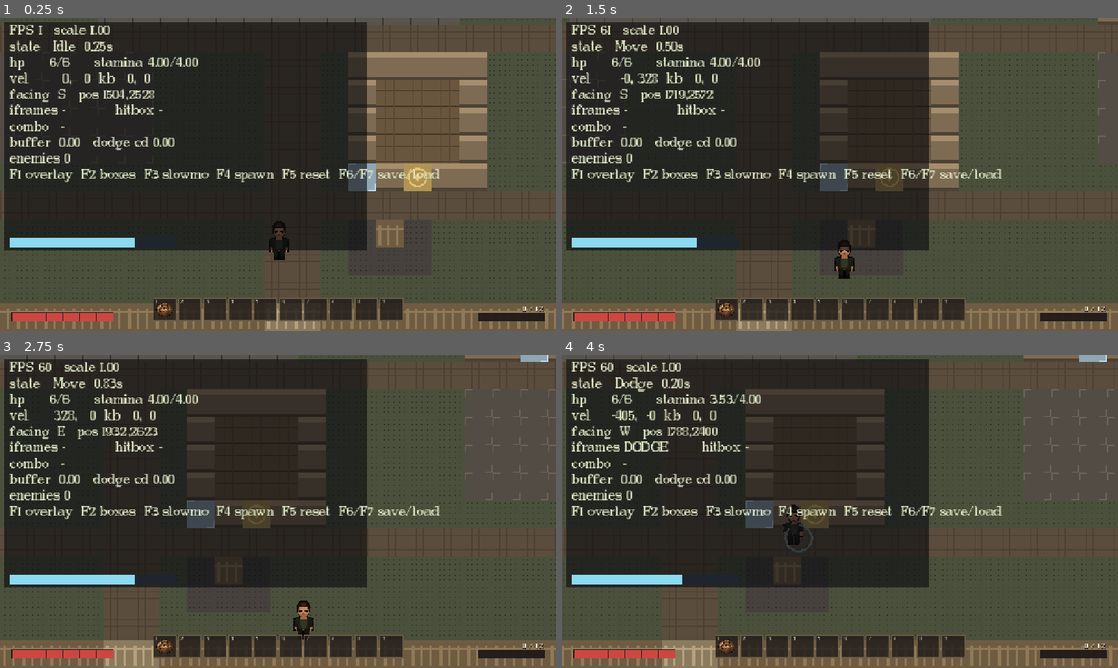
Above: before the commit, frames 1-4 (two rows, left to right).
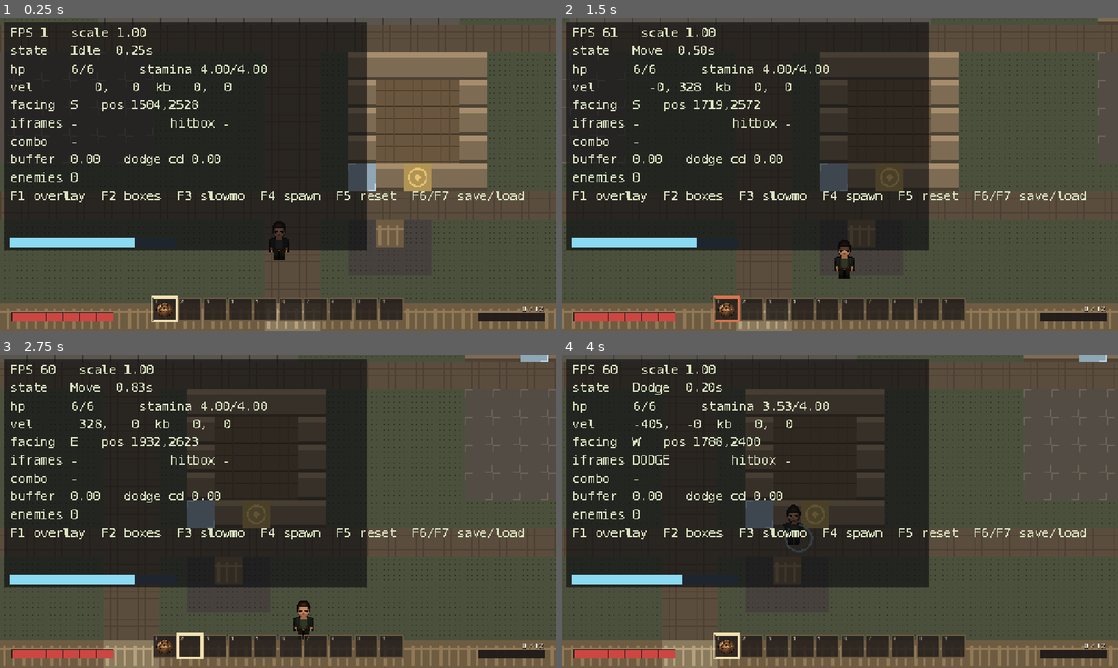
Above: after the commit, the same moments.

Repository: as8596/blightfall
Game: Godot game, scene res://levels/ambry/ambry_level.tscn
Two runs of this game, one before a commit and one after it. Both use one fixed random seed, a clock stepped at 60 frames per second and the inputs below.
Inputs (mouse positions are in pixels of both pictures, inside the frame that each line leads up to):
- Up to frame 1 (0.25 s): no input
- Up to frame 2 (1.5 s): tap Enter at 0.5 s; move the mouse to (962, 158) at 0.52 s; hold D (move_right) 0.53-1.28 s; tap Shift (dodge) at 0.6 s; click (962, 158) at 0.67 s; tap Space at 0.77 s; tap K (tool) at 0.8, 1.35 s; move the mouse to (728, 190) at 1.27 s; hold S (move_down) from 1.28 s (still down); click (728, 190) at 1.42 s
- Up to frame 3 (2.75 s): tap Space at 1.52 s; tap Mouse wheel down (hotbar_next, bound only after the commit) at 1.55 s; move the mouse to (333, 442) at 2.02 s; release S (move_down) at 2.03 s; hold D (move_right) from 2.03 s (still down); hold Mouse wheel down (hotbar_next, bound only after the commit) from 2.03 s (still down); click (333, 442) at 2.17 s; tap Mouse wheel up (hotbar_prev, bound only after the commit) at 2.3 s
- Up to frame 4 (4 s): move the mouse to (812, 574) at 2.77 s; release D (move_right) at 2.78 s; release Mouse wheel down (hotbar_next, bound only after the commit) at 2.78 s; hold W (move_up) 2.78-3.53 s; tap Mouse wheel up (hotbar_prev, bound only after the commit) at 2.85 s; click (812, 574) at 2.92 s; tap Space at 3.02, 3.77 s; tap Shift (dodge) at 3.05 s; move the mouse to (1006, 558) at 3.52 s; hold A (move_left) from 3.53 s (still down); hold J (attack) from 3.53 s (still down); click (1006, 558) at 3.67 s; tap K (tool) at 3.8 s

The runs differ from the first frame. In frame 1, 5.4% of the frame differs, in the area x 1-95%, y 2-98%; in frame 2, 5.5%; in frame 3, 5.6%; in frame 4, 5.8%.

Commit message:
A selectable hotbar, health numbers on hover, monospace debug text
Numbers 1-9/0 and the mouse wheel **select**; `tool` (K) uses what is selected.
That finally gives the tool verb its meaning — GDD §5 calls it
"context-dependent" and the hotbar is the context — and it keeps skimming free:
running the wheel across the bar must never eat anything on the way past. There
is a test for exactly that.

Selection wraps rather than clamping, because a wheel has no ends and stopping
dead at slot 10 reads as a fault. The selected slot is drawn with an outer ring
as well as a colour, so it survives a screenshot with no colour in it.

Wheel input is read in `_unhandled_input`, not polled: a wheel presses and
releases inside one frame, so `is_action_just_pressed` in `_process` drops
flicks. Steps accumulate and are read-and-cleared, so two flicks in a frame move
two slots.

Health shows `4 / 6` on hover, and only on hover — a number sitting on the bar
permanently is a number the eye stops at every time it glances down, which is
the opposite of what a bar is for. Hover-tests against the rect the bar actually
drew rather than a second copy of the maths, and polls the pointer because the
HUD canvas ignores mouse input by design.

Debug overlay goes back to a system monospace font (Consolas / DejaVu Sans Mono
/ Menlo). It was inheriting the project's new UI font, which is a display face;
a debug readout wants columns that line up.

172 smoke checks.

Co-Authored-By: Claude Opus 5 <noreply@anthropic.com>
Claude-Session: https://claude.ai/code/session_01WGRNsky2EarY8ooktQdibJ

Diff:
--- a/actors/components/input_component.gd
+++ b/actors/components/input_component.gd
@@ -32,6 +32,11 @@
 ## eating is not a combat verb, and a queued meal that fires half a second after
 ## the danger has passed is a meal thrown away.
 var _hotbar_pressed: int = -1
+
+## Accumulated wheel steps since the last read. A mouse wheel presses and
+## releases within one frame, so `is_action_just_pressed` in `_process` drops
+## flicks; this is filled from `_unhandled_input` instead.
+var _hotbar_scroll: int = 0
 
 
 func _process(delta: float) -> void:
@@ -108,6 +113,24 @@
 	return true
 
 
+func _unhandled_input(event: InputEvent) -> void:
+	if not enabled:
+		return
+	if event.is_action_pressed(&"hotbar_next"):
+		_hotbar_scroll += 1
+	elif event.is_action_pressed(&"hotbar_prev"):
+		_hotbar_scroll -= 1
+
+
+## Wheel steps since the last call, and clears them. Unlike the buffered verbs
+## this is read-and-consume, because two flicks in one frame should move two
+## slots rather than one.
+func take_hotbar_scroll() -> int:
+	var steps := _hotbar_scroll
+	_hotbar_scroll = 0
+	return steps if enabled else 0
+
+
 ## The hotbar slot pressed this frame, or -1. Reading it does not clear it; it
 ## is rebuilt every frame from the raw input.
 func hotbar_pressed() -> int:
--- a/actors/components/items_component.gd
+++ b/actors/components/items_component.gd
@@ -17,6 +17,8 @@
 signal used(item: ItemData, slot: int)
 ## Nothing there, or nothing it could do. The HUD flashes the slot.
 signal refused(slot: int)
+## Which slot the tool verb will act on.
+signal selection_changed(slot: int)
 
 ## Ten, bound to 1-9 and 0. The row the hand finds without looking is five;
 ## the row the player is willing to scan is ten.
@@ -29,6 +31,10 @@
 ## count, and every read site wants one or the other.
 var items: Array[ItemData] = []
 var counts: Array[int] = []
+
+## The slot the tool button uses. Selection is separate from use so the hotbar
+## can be skimmed with the wheel without eating anything on the way past.
+var selected: int = 0
 
 
 func _ready() -> void:
@@ -37,6 +43,29 @@
 	for item in starting_items:
 		if item != null:
 			add(item)
+
+
+## Point at `slot`, wrapping. Wrapping rather than clamping because the wheel
+## has no ends and stopping dead at slot 10 feels like a fault.
+func select(slot: int) -> void:
+	if items.is_empty():
+		return
+	var target: int = posmod(slot, items.size())
+	if target == selected:
+		return
+	selected = target
+	selection_changed.emit(selected)
+
+
+func cycle(steps: int) -> void:
+	if steps != 0:
+		select(selected + steps)
+
+
+## Use whatever is selected. This is what the tool verb does — GDD §5 calls it
+## "context-dependent", and the hotbar is the context.
+func use_selected(actor: Node) -> bool:
+	return use(selected, actor)
 
 
 func item_at(slot: int) -> ItemData:
--- a/actors/player/player.gd
+++ b/actors/player/player.gd
@@ -90,6 +90,8 @@
 		Events.player_items_changed.emit(items.items, items.counts))
 	items.refused.connect(func(slot: int) -> void:
 		Events.player_item_refused.emit(slot))
+	items.selection_changed.connect(func(slot: int) -> void:
+		Events.player_hotbar_selected.emit(slot))
 	hurtbox.hit_taken.connect(_on_hit_taken)
 
 	state_machine.start()
@@ -105,6 +107,7 @@
 	Events.player_stamina_changed.emit(stamina.current, stamina.max_stamina)
 	Events.player_inventory_changed.emit(inventory.total(), inventory.capacity)
 	Events.player_items_changed.emit(items.items, items.counts)
+	Events.player_hotbar_selected.emit(items.selected)
 
 
 func _process(delta: float) -> void:
@@ -140,10 +143,15 @@
 func _try_hotbar() -> void:
 	if not (state_machine.is_in(&"Idle") or state_machine.is_in(&"Move")):
 		return
+	# Numbers and the wheel *select*; the tool verb uses. Skimming the bar must
+	# never eat anything on the way past.
 	var slot := input.hotbar_pressed()
 	if slot >= 0:
+		items.select(slot)
+	items.cycle(input.take_hotbar_scroll())
+	if input.consume_tool():
 		@warning_ignore("return_value_discarded")
-		items.use(slot, self)
+		items.use_selected(self)
 
 
 ## Accelerate toward `desired` and move. Knockback rides on top rather than
--- a/autoloads/events.gd
+++ b/autoloads/events.gd
@@ -28,6 +28,9 @@
 ## The player's carried items changed — contents, counts, or which slot.
 signal player_items_changed(items: Array, counts: Array)
 
+## Which hotbar slot the tool verb will use.
+signal player_hotbar_selected(slot: int)
+
 ## A slot was pressed and nothing happened. The HUD flashes it.
 signal player_item_refused(slot: int)
 
--- a/project.godot
+++ b/project.godot
@@ -161,6 +161,17 @@
 ]
 }
 
+hotbar_prev={
+"deadzone": 0.2,
+"events": [Object(InputEventMouseButton,"resource_local_to_scene":false,"resource_name":"","device":-1,"window_id":0,"alt_pressed":false,"shift_pressed":false,"ctrl_pressed":false,"meta_pressed":false,"button_mask":0,"position":Vector2(0, 0),"global_position":Vector2(0, 0),"factor":1.0,"button_index":4,"canceled":false,"pressed":false,"double_click":false,"script":null)
+]
+}
+hotbar_next={
+"deadzone": 0.2,
+"events": [Object(InputEventMouseButton,"resource_local_to_scene":false,"resource_name":"","device":-1,"window_id":0,"alt_pressed":false,"shift_pressed":false,"ctrl_pressed":false,"meta_pressed":false,"button_mask":0,"position":Vector2(0, 0),"global_position":Vector2(0, 0),"factor":1.0,"button_index":5,"canceled":false,"pressed":false,"double_click":false,"script":null)
+]
+}
+
 [layer_names]
 
 2d_physics/layer_1="World"
--- a/tests/m1_smoke_test.gd
+++ b/tests/m1_smoke_test.gd
@@ -847,6 +847,20 @@
 	_check("the HUD knows the health it was never told about directly",
 		Hud.max_health > 0 and Hud.health > 0, "%d/%d" % [Hud.health, Hud.max_health])
 	_check("and the satchel's capacity", Hud.capacity > 0, "%d" % Hud.capacity)
+	# The hotbar selects; the tool verb uses. Skimming must never eat anything.
+	var kit: ItemsComponent = level.player.items
+	kit.select(0)
+	var before := kit.count_at(0)
+	kit.cycle(3)
+	_check("the wheel moves the selection", kit.selected == 3, "slot %d" % kit.selected)
+	kit.cycle(-5)
+	_check("and wraps rather than stopping dead", kit.selected == kit.slots - 2,
+		"slot %d" % kit.selected)
+	_check("skimming past a slot does not use it", kit.count_at(0) == before)
+	kit.select(0)
+	_check("the tool verb is what uses the selected slot",
+		Items.has(&"bread") and kit.item_at(0) != null)
+
 	var wheel := level.player.get_node_or_null("StaminaWheel")
 	_check("stamina is a ring on the character, not a bar in a corner", wheel != null)
 
--- a/ui/debug_overlay.tscn
+++ b/ui/debug_overlay.tscn
@@ -1,6 +1,11 @@
-[gd_scene load_steps=3 format=3]
+[gd_scene load_steps=4 format=3]
 
 [ext_resource type="Script" path="res://ui/debug_overlay.gd" id="1_overlay"]
+
+[sub_resource type="SystemFont" id="Font_debug"]
+font_names = PackedStringArray("Consolas", "DejaVu Sans Mono", "Menlo", "monospace")
+antialiasing = 0
+subpixel_positioning = 0
 
 [sub_resource type="StyleBoxFlat" id="StyleBox_panel"]
 bg_color = Color(0.0392157, 0.0431373, 0.054902, 0.611765)
@@ -23,6 +28,7 @@
 offset_right = 518.0
 offset_bottom = 302.0
 mouse_filter = 2
+theme_override_fonts/font = SubResource("Font_debug")
 theme_override_colors/font_color = Color(0.858824, 0.898039, 0.760784, 1)
 theme_override_constants/line_spacing = 4
 theme_override_font_sizes/font_size = 18
--- a/ui/hud.gd
+++ b/ui/hud.gd
@@ -48,6 +48,7 @@
 const SLOT_BACK := Color(0.13, 0.11, 0.10, 0.82)
 const SLOT_EDGE := Color(0.42, 0.35, 0.26)
 const SLOT_REFUSED := Color(0.86, 0.45, 0.30)
+const SLOT_SELECTED := Color(0.95, 0.88, 0.70)
 
 var health: int = 0
 var max_health: int = 0
@@ -56,8 +57,15 @@
 var slot_items: Array = []
 var slot_counts: Array = []
 
+var selected: int = 0
+
 ## Seconds left on the "that did nothing" flash, per slot.
 var _refused: Dictionary = {}
+
+## Where the health bar last drew, so hover-testing uses the same rectangle the
+## player is actually pointing at rather than a second copy of the maths.
+var _health_rect: Rect2 = Rect2()
+var _health_hovered: bool = false
 
 ## Off for a title screen or a cutscene. Nothing sets it yet.
 var enabled: bool = true:
@@ -84,6 +92,11 @@
 	Events.player_inventory_changed.connect(_on_inventory)
 	Events.player_items_changed.connect(_on_items)
 	Events.player_item_refused.connect(_on_item_refused)
+	Events.player_hotbar_selected.connect(_on_selected)
+	# Always processing: the hover test polls the pointer. The canvas ignores
+	# mouse input by design — a HUD that swallows clicks is a HUD that breaks
+	# whatever is underneath it — so it cannot be told by `gui_input`.
+	set_process(true)
 
 
 func _on_health(current: int, maximum: int) -> void:
@@ -106,13 +119,21 @@
 
 func _on_item_refused(slot: int) -> void:
 	_refused[slot] = 0.45
-	set_process(true)
+	_canvas.queue_redraw()
+
+
+func _on_selected(slot: int) -> void:
+	selected = slot
 	_canvas.queue_redraw()
 
 
 func _process(delta: float) -> void:
+	var hovered := _health_rect.has_point(_canvas.get_local_mouse_position())
+	if hovered != _health_hovered:
+		_health_hovered = hovered
+		_canvas.queue_redraw()
+
 	if _refused.is_empty():
-		set_process(false)
 		return
 	for slot in _refused.keys():
 		_refused[slot] -= delta
@@ -137,6 +158,7 @@
 	if max_health <= 0:
 		return
 	var ratio: float = clampf(float(health) / float(max_health), 0.0, 1.0)
+	_health_rect = Rect2(origin, HEALTH_SIZE)
 	_canvas.draw_rect(Rect2(origin - Vector2(2, 2), HEALTH_SIZE + Vector2(4, 4)), HEART_EDGE)
 	_canvas.draw_rect(Rect2(origin, HEALTH_SIZE), HEALTH_BACK)
 	_canvas.draw_rect(
@@ -149,6 +171,19 @@
 		_canvas.draw_line(Vector2(x, origin.y), Vector2(x, origin.y + HEALTH_SIZE.y),
 			HEART_EDGE, 2.0)
 
+	# On hover only. The bar's job is to be readable without reading — a number
+	# sitting on it permanently is a number the eye stops at every time it
+	# glances down, which is the opposite of what a bar is for.
+	if not _health_hovered:
+		return
+	var font := ThemeDB.fallback_font
+	var label := "%d / %d" % [health, max_health]
+	var width := font.get_string_size(label, HORIZONTAL_ALIGNMENT_LEFT, -1.0, FONT_SIZE).x
+	var at := origin + Vector2((HEALTH_SIZE.x - width) * 0.5, -8.0)
+	_canvas.draw_string(font, at + Vector2(1, 1), label, HORIZONTAL_ALIGNMENT_LEFT, -1.0,
+		FONT_SIZE, Color(0.05, 0.04, 0.04, 0.9))
+	_canvas.draw_string(font, at, label, HORIZONTAL_ALIGNMENT_LEFT, -1.0, FONT_SIZE, TEXT)
+
 
 ## The haul. This is the one that carries GDD §15 A4 — the interesting decision
 ## in the loop is *when to turn back*, and that decision cannot be made by a
@@ -193,7 +228,12 @@
 		var at := origin + Vector2(i * (SLOT_SIZE + SLOT_GAP), 0.0)
 		var box := Rect2(at, Vector2(SLOT_SIZE, SLOT_SIZE))
 		_canvas.draw_rect(box, SLOT_BACK)
-		var edge: Color = SLOT_REFUSED if _refused.has(i) else SLOT_EDGE
+		var chosen := i == selected
+		var edge: Color = SLOT_REFUSED if _refused.has(i) else (SLOT_SELECTED if chosen else SLOT_EDGE)
+		if chosen:
+			# Grown outward rather than recoloured alone, so the selection is
+			# legible at a glance and in a screenshot with no colour at all.
+			_canvas.draw_rect(box.grow(3.0), edge, false, 3.0)
 		_canvas.draw_rect(box, edge, false, 2.0)
 
 		var item: ItemData = slot_items[i] if slot_items[i] is ItemData else null
Not shown, changed: README.md
Not shown, changed: docs/M1-NOTES.md
